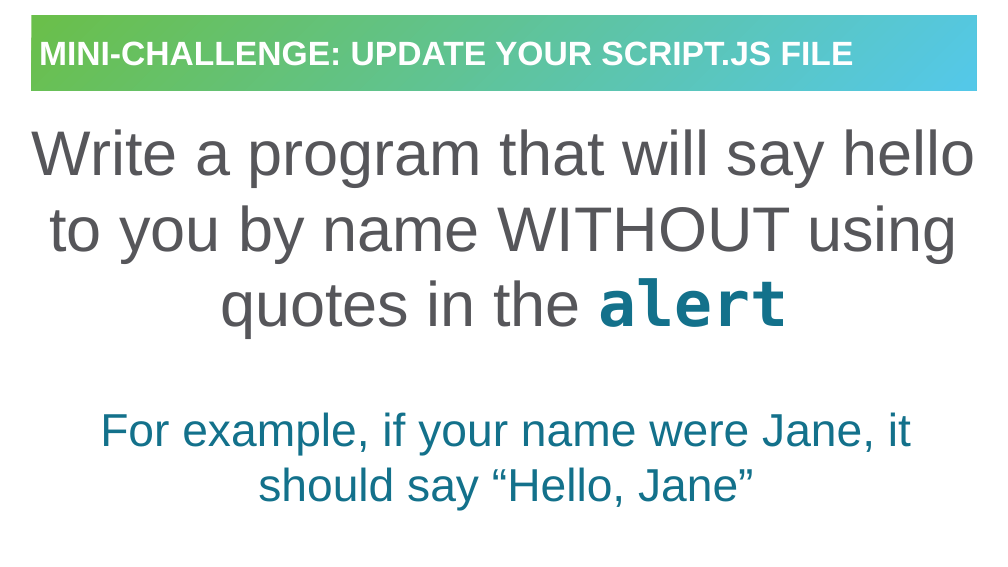
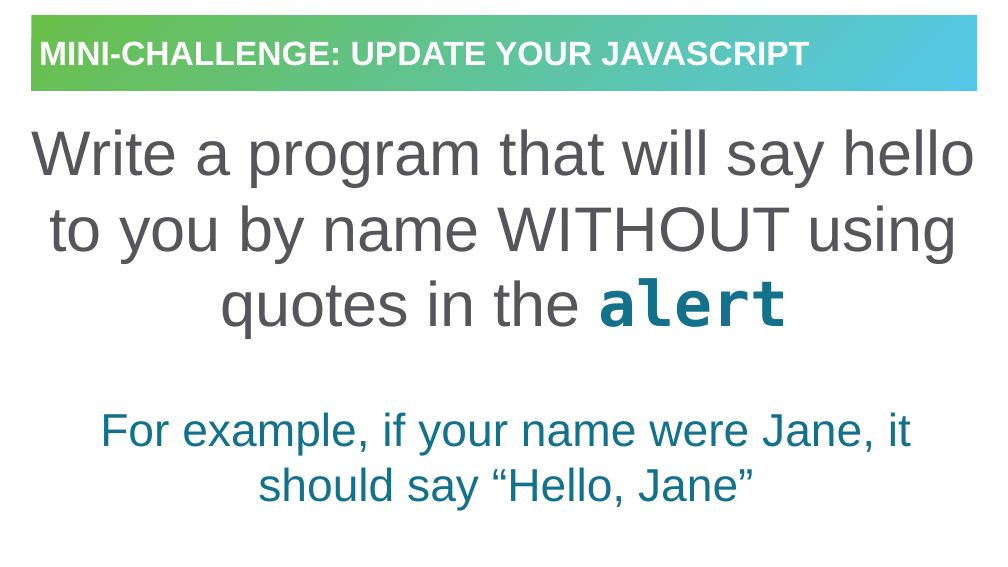
Before and after one commit to hytechclub/web-102, a slide deck: slide 7 of IntroToJS/JavaScriptVariables.pptx. Drawn at 1008x567 pixels with LibreOffice and Linux fonts; fonts in the diff are those of the drawing. Boxes give left, top, right and bottom in pixels: in the first picture for what was removed or moved away, otherwise in the second. Text is boxed around its words. In the diff, an @@ line names an element or a change of style, - is before the commit and + after.

```diff
--- a/IntroToJS/JavaScriptVariables.pptx
+++ b/IntroToJS/JavaScriptVariables.pptx
@@ title at bbox=[39, 41, 809, 66]: text changed @@
-MINI-CHALLENGE: UPDATE YOUR SCRIPT.JS FILE
+MINI-CHALLENGE: UPDATE YOUR JAVASCRIPT
```
Also in this commit, not shown: 2 other slides changed, 1 other file.
